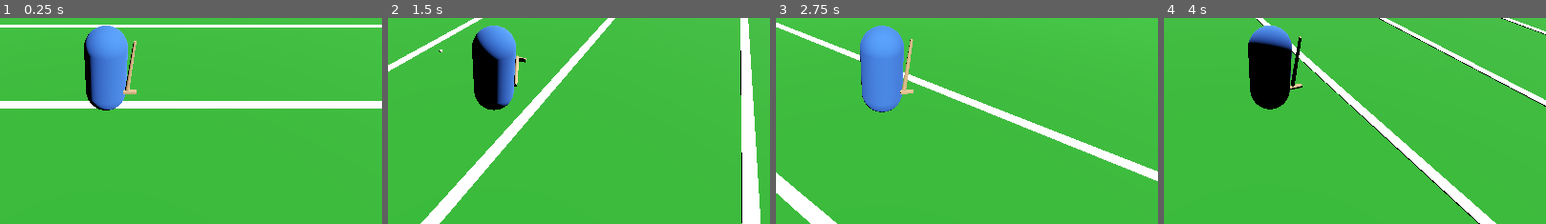
Above: before the commit, frames 1-4 (left to right).
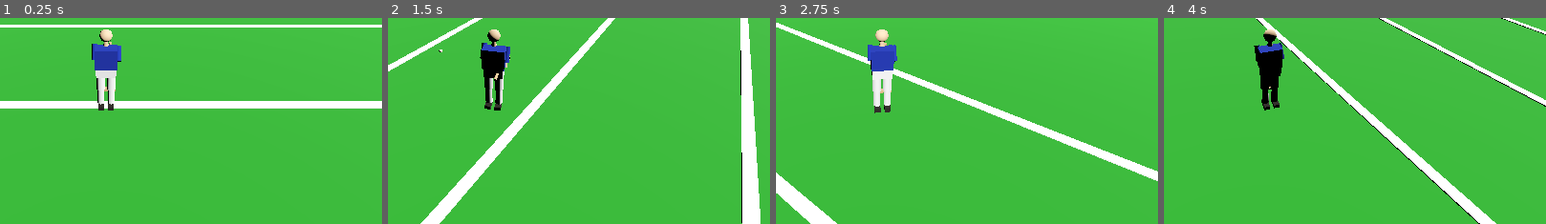
Above: after the commit, the same moments.

Repository: Jibboo41/hurling-game-claude
Game: Godot game, scene res://scenes/main.tscn
Two runs of this game, one before a commit and one after it. Both use one fixed random seed, a clock stepped at 60 frames per second and the inputs below.
Inputs (mouse positions are % of the whole screen's width and height, from its top left):
- Up to frame 1 (0.25 s): no input
- Up to frame 2 (1.5 s): tap Enter at 0.5 s; move the mouse to (55, 48) at 0.52 s; hold Space (strike) 0.53-1.28 s; hold W (move_forward) from 0.53 s (still down); move the mouse to (45, 48) at 1.27 s; tap Space (strike) at 1.35 s
- Up to frame 3 (2.75 s): keep holding W (move_forward); move the mouse to (52, 46) at 2.02 s; hold Space (strike) from 2.03 s (still down)
- Up to frame 4 (4 s): keep holding W (move_forward); move the mouse to (49, 50) at 2.77 s; release Space (strike) at 2.78 s; tap Space (strike) at 2.85 s; move the mouse to (57, 49) at 3.52 s; hold Space (strike) from 3.53 s (still down)
The pictures show only the part of the screen within x 36-86%, y 43-93%; the shares and areas given below are measured in that part.

The runs differ from the first frame. In frame 1, 4.3% of the frame differs, in the area x 22-36%, y 3-45%; in frame 2, 3.5%; in frame 3, 4.5%, in the area x 22-36%, y 3-47%; in frame 4, 2.9%.

Commit message:
Replace capsule body with primitive humanoid model
Swap the single blue CapsuleMesh for a full humanoid built from
primitives: sphere head, cylinder neck, box torso/pelvis/boots,
and cylinder arms and legs. Arms are angled ~32-36 degrees forward
on the X axis to match a hurley carry stance, with both forearms
reaching toward the repositioned HurleyPivot (moved from the right
side to directly in front of the player). Colours: navy jersey,
white shorts/socks, skin-tone arms and head, dark boots, wood hurley.

Co-Authored-By: Claude Sonnet 4.6 <noreply@anthropic.com>

Diff:
--- a/scenes/player.tscn
+++ b/scenes/player.tscn
@@ -1,41 +1,185 @@
-[gd_scene load_steps=10 format=3 uid="uid://player01"]
+[gd_scene load_steps=20 format=3 uid="uid://player01"]
 
 [ext_resource type="Script" uid="uid://scrplayer" path="res://scripts/player.gd" id="1_player"]
 [ext_resource type="Script" uid="uid://scrcam" path="res://scripts/camera_rig.gd" id="2_cam"]
 
-[sub_resource type="CapsuleShape3D" id="CapsuleShape3D_body"]
+; --- Collision ---
+[sub_resource type="CapsuleShape3D" id="CapsuleShape3D_collision"]
 radius = 0.4
 height = 1.8
 
-[sub_resource type="CapsuleMesh" id="CapsuleMesh_body"]
-radius = 0.4
-height = 1.8
+; --- Body meshes ---
+[sub_resource type="SphereMesh" id="SphereMesh_head"]
+radius = 0.115
+height = 0.23
 
-[sub_resource type="StandardMaterial3D" id="StandardMaterial3D_player"]
-albedo_color = Color(0.2, 0.4, 0.8, 1.0)
+[sub_resource type="CylinderMesh" id="CylinderMesh_neck"]
+top_radius = 0.04
+bottom_radius = 0.045
+height = 0.1
 
-[sub_resource type="CylinderMesh" id="CylinderMesh_handle"]
+[sub_resource type="BoxMesh" id="BoxMesh_torso"]
+size = Vector3(0.42, 0.42, 0.22)
+
+[sub_resource type="BoxMesh" id="BoxMesh_pelvis"]
+size = Vector3(0.38, 0.2, 0.2)
+
+[sub_resource type="CylinderMesh" id="CylinderMesh_upper_arm"]
+top_radius = 0.05
+bottom_radius = 0.055
+height = 0.3
+
+[sub_resource type="CylinderMesh" id="CylinderMesh_forearm"]
+top_radius = 0.04
+bottom_radius = 0.045
+height = 0.27
+
+[sub_resource type="CylinderMesh" id="CylinderMesh_upper_leg"]
+top_radius = 0.08
+bottom_radius = 0.085
+height = 0.38
+
+[sub_resource type="CylinderMesh" id="CylinderMesh_lower_leg"]
+top_radius = 0.065
+bottom_radius = 0.07
+height = 0.38
+
+[sub_resource type="BoxMesh" id="BoxMesh_boot"]
+size = Vector3(0.12, 0.08, 0.24)
+
+; --- Hurley meshes ---
+[sub_resource type="CylinderMesh" id="CylinderMesh_hurley_handle"]
 top_radius = 0.025
 bottom_radius = 0.04
 height = 1.1
 
-[sub_resource type="BoxMesh" id="BoxMesh_bas"]
+[sub_resource type="BoxMesh" id="BoxMesh_hurley_bas"]
 size = Vector3(0.25, 0.04, 0.08)
 
-[sub_resource type="StandardMaterial3D" id="StandardMaterial3D_hurley"]
+; --- Materials ---
+[sub_resource type="StandardMaterial3D" id="mat_skin"]
+albedo_color = Color(0.87, 0.72, 0.56, 1.0)
+
+[sub_resource type="StandardMaterial3D" id="mat_jersey"]
+albedo_color = Color(0.05, 0.15, 0.55, 1.0)
+
+[sub_resource type="StandardMaterial3D" id="mat_white"]
+albedo_color = Color(0.9, 0.9, 0.9, 1.0)
+
+[sub_resource type="StandardMaterial3D" id="mat_boots"]
+albedo_color = Color(0.1, 0.08, 0.06, 1.0)
+
+[sub_resource type="StandardMaterial3D" id="mat_hurley"]
 albedo_color = Color(0.76, 0.6, 0.42, 1.0)
+
+; ================================================================
+; SCENE TREE
+; ================================================================
 
 [node name="Player" type="CharacterBody3D"]
 script = ExtResource("1_player")
 
 [node name="CollisionShape3D" type="CollisionShape3D" parent="."]
 transform = Transform3D(1, 0, 0, 0, 1, 0, 0, 0, 1, 0, 0.9, 0)
-shape = SubResource("CapsuleShape3D_body")
+shape = SubResource("CapsuleShape3D_collision")
 
-[node name="Body" type="MeshInstance3D" parent="."]
-transform = Transform3D(1, 0, 0, 0, 1, 0, 0, 0, 1, 0, 0.9, 0)
-mesh = SubResource("CapsuleMesh_body")
-surface_material_override/0 = SubResource("StandardMaterial3D_player")
+; ---- Humanoid body (all children of Model for easy toggling) ----
+
+[node name="Model" type="Node3D" parent="."]
+
+[node name="Head" type="MeshInstance3D" parent="Model"]
+transform = Transform3D(1, 0, 0, 0, 1, 0, 0, 0, 1, 0, 1.65, 0)
+mesh = SubResource("SphereMesh_head")
+surface_material_override/0 = SubResource("mat_skin")
+
+[node name="Neck" type="MeshInstance3D" parent="Model"]
+transform = Transform3D(1, 0, 0, 0, 1, 0, 0, 0, 1, 0, 1.49, 0)
+mesh = SubResource("CylinderMesh_neck")
+surface_material_override/0 = SubResource("mat_skin")
+
+[node name="Torso" type="MeshInstance3D" parent="Model"]
+transform = Transform3D(1, 0, 0, 0, 1, 0, 0, 0, 1, 0, 1.175, 0)
+mesh = SubResource("BoxMesh_torso")
+surface_material_override/0 = SubResource("mat_jersey")
+
+[node name="Pelvis" type="MeshInstance3D" parent="Model"]
+transform = Transform3D(1, 0, 0, 0, 1, 0, 0, 0, 1, 0, 0.87, 0)
+mesh = SubResource("BoxMesh_pelvis")
+surface_material_override/0 = SubResource("mat_white")
+
+; Right arm — angled forward ~36° (cos36=0.809, sin36=0.588)
+; Shoulder at (0.23, 1.38, 0), elbow at (0.23, 1.11, -0.2)
+[node name="UpperArmR" type="MeshInstance3D" parent="Model"]
+transform = Transform3D(1, 0, 0, 0, 0.809, 0.588, 0, -0.588, 0.809, 0.23, 1.22, -0.08)
+mesh = SubResource("CylinderMesh_upper_arm")
+surface_material_override/0 = SubResource("mat_jersey")
+
+; Forearm angled forward ~32° (cos32=0.848, sin32=0.530)
+[node name="ForearmR" type="MeshInstance3D" parent="Model"]
+transform = Transform3D(1, 0, 0, 0, 0.848, 0.530, 0, -0.530, 0.848, 0.19, 0.97, -0.24)
+mesh = SubResource("CylinderMesh_forearm")
+surface_material_override/0 = SubResource("mat_skin")
+
+; Left arm — angled forward ~32°, reaches across to grip hurley upper
+[node name="UpperArmL" type="MeshInstance3D" parent="Model"]
+transform = Transform3D(1, 0, 0, 0, 0.848, 0.530, 0, -0.530, 0.848, -0.21, 1.26, -0.07)
+mesh = SubResource("CylinderMesh_upper_arm")
+surface_material_override/0 = SubResource("mat_jersey")
+
+; Forearm angled forward ~38° (cos38=0.788, sin38=0.616)
+[node name="ForearmL" type="MeshInstance3D" parent="Model"]
+transform = Transform3D(1, 0, 0, 0, 0.788, 0.616, 0, -0.616, 0.788, -0.1, 1.12, -0.26)
+mesh = SubResource("CylinderMesh_forearm")
+surface_material_override/0 = SubResource("mat_skin")
+
+; Legs — vertical, hip-width apart
+[node name="UpperLegR" type="MeshInstance3D" parent="Model"]
+transform = Transform3D(1, 0, 0, 0, 1, 0, 0, 0, 1, 0.1, 0.635, 0)
+mesh = SubResource("CylinderMesh_upper_leg")
+surface_material_override/0 = SubResource("mat_white")
+
+[node name="LowerLegR" type="MeshInstance3D" parent="Model"]
+transform = Transform3D(1, 0, 0, 0, 1, 0, 0, 0, 1, 0.1, 0.26, 0)
+mesh = SubResource("CylinderMesh_lower_leg")
+surface_material_override/0 = SubResource("mat_white")
+
+[node name="UpperLegL" type="MeshInstance3D" parent="Model"]
+transform = Transform3D(1, 0, 0, 0, 1, 0, 0, 0, 1, -0.1, 0.635, 0)
+mesh = SubResource("CylinderMesh_upper_leg")
+surface_material_override/0 = SubResource("mat_white")
+
+[node name="LowerLegL" type="MeshInstance3D" parent="Model"]
+transform = Transform3D(1, 0, 0, 0, 1, 0, 0, 0, 1, -0.1, 0.26, 0)
+mesh = SubResource("CylinderMesh_lower_leg")
+surface_material_override/0 = SubResource("mat_white")
+
+; Boots — offset slightly forward so toes point ahead
+[node name="BootR" type="MeshInstance3D" parent="Model"]
+transform = Transform3D(1, 0, 0, 0, 1, 0, 0, 0, 1, 0.1, 0.04, 0.04)
+mesh = SubResource("BoxMesh_boot")
+surface_material_override/0 = SubResource("mat_boots")
+
+[node name="BootL" type="MeshInstance3D" parent="Model"]
+transform = Transform3D(1, 0, 0, 0, 1, 0, 0, 0, 1, -0.1, 0.04, 0.04)
+mesh = SubResource("BoxMesh_boot")
+surface_material_override/0 = SubResource("mat_boots")
+
+; ---- Hurley — carried in front, slightly right, bas near ground ----
+; HurleyPivot is the animation origin for the strike tween (rotation.x 0→1.4rad)
+
+[node name="HurleyPivot" type="Node3D" parent="."]
+transform = Transform3D(1, 0, 0, 0, 1, 0, 0, 0, 1, 0.08, 0.82, -0.22)
+
+[node name="Handle" type="MeshInstance3D" parent="HurleyPivot"]
+mesh = SubResource("CylinderMesh_hurley_handle")
+surface_material_override/0 = SubResource("mat_hurley")
+
+[node name="Bas" type="MeshInstance3D" parent="HurleyPivot"]
+transform = Transform3D(1, 0, 0, 0, 1, 0, 0, 0, 1, 0, -0.55, 0.04)
+mesh = SubResource("BoxMesh_hurley_bas")
+surface_material_override/0 = SubResource("mat_hurley")
+
+; ---- Third-person camera rig ----
 
 [node name="CameraRig" type="Node3D" parent="."]
 transform = Transform3D(1, 0, 0, 0, 1, 0, 0, 0, 1, 0, 1.6, 0)
@@ -48,16 +192,3 @@
 
 [node name="Camera" type="Camera3D" parent="CameraRig/SpringArm"]
 fov = 75.0
-
-[node name="HurleyPivot" type="Node3D" parent="."]
-transform = Transform3D(1, 0, 0, 0, 1, 0, 0, 0, 1, 0.45, 1.1, 0.2)
-
-[node name="Handle" type="MeshInstance3D" parent="HurleyPivot"]
-transform = Transform3D(0.996195, 0.0871557, 0, -0.0871557, 0.996195, 0, 0, 0, 1, 0, 0, 0)
-mesh = SubResource("CylinderMesh_handle")
-surface_material_override/0 = SubResource("StandardMaterial3D_hurley")
-
-[node name="Bas" type="MeshInstance3D" parent="HurleyPivot"]
-transform = Transform3D(1, 0, 0, 0, 1, 0, 0, 0, 1, 0, -0.55, 0.04)
-mesh = SubResource("BoxMesh_bas")
-surface_material_override/0 = SubResource("StandardMaterial3D_hurley")
